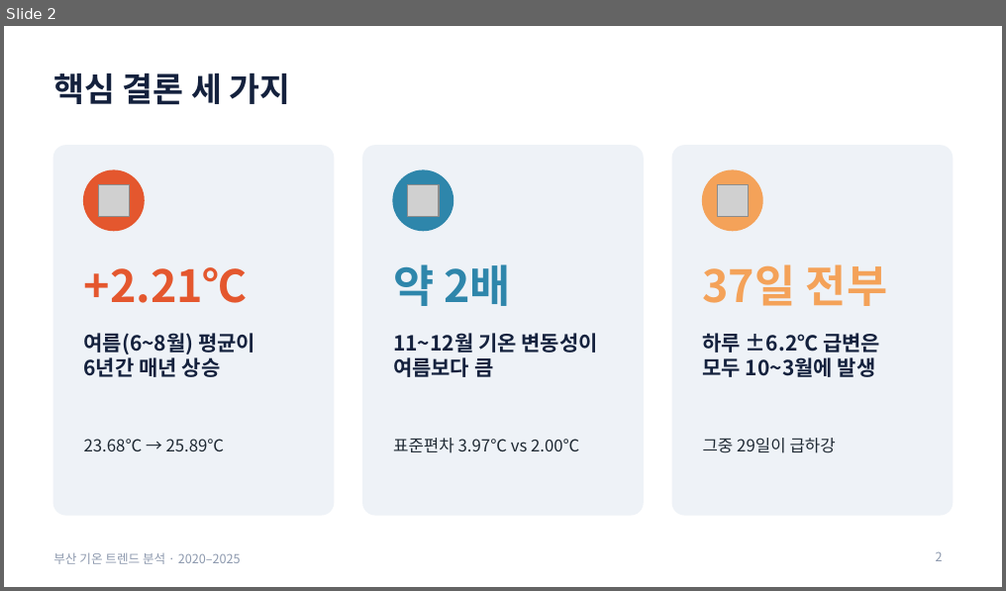
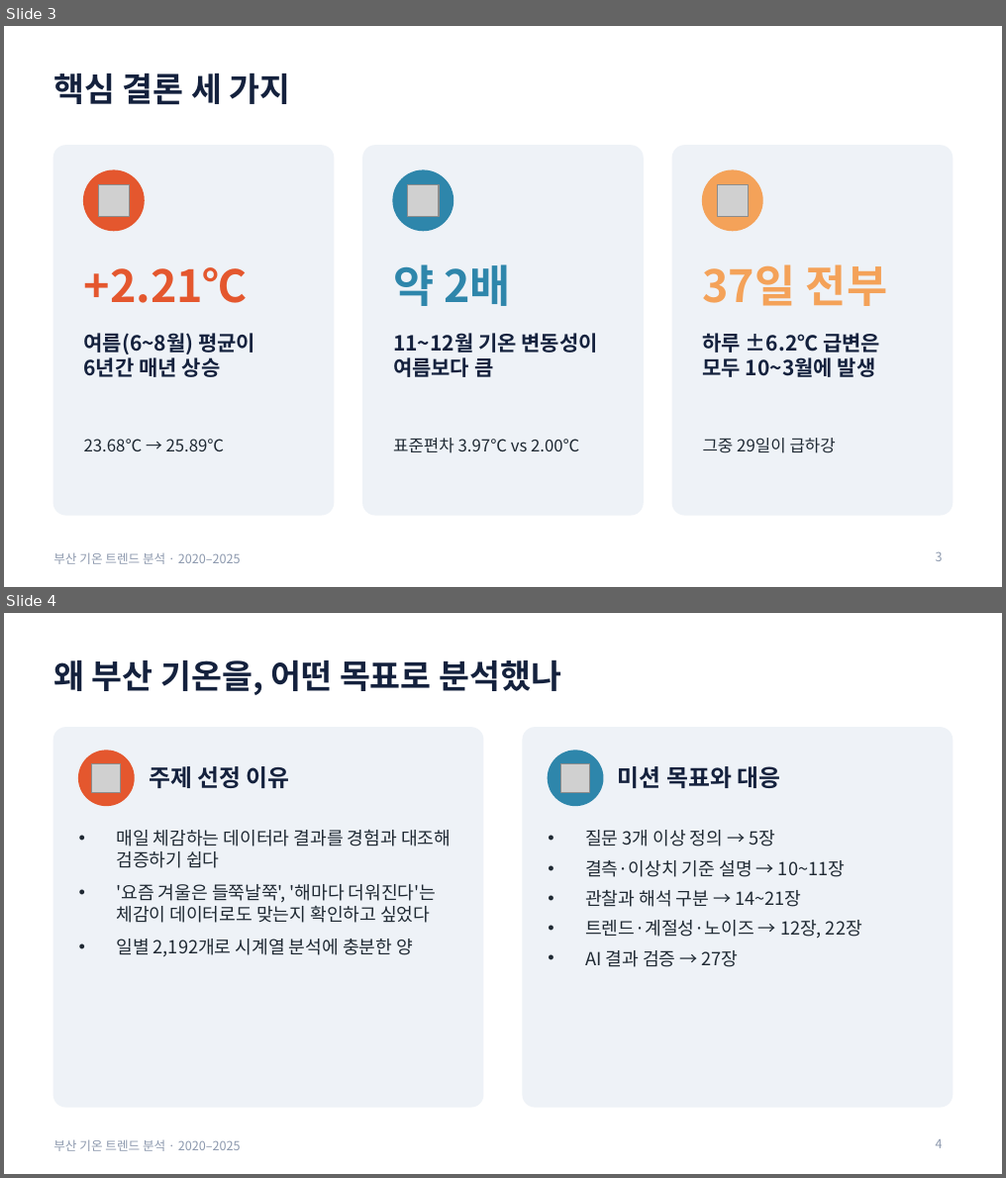
Before and after one commit to 17lucky71/busan-temperature-trend, a slide deck: docs/presentation.pptx. Shown one above the other, each under a label of ours: slide 2 before the commit, slides 3 and 4 after it. The pictures are 1006x591 and 1006x1178 pixels, drawn with LibreOffice and Linux fonts; fonts in the diff are those of the drawing; grey boxes stand for pictures. Boxes give left, top, right and bottom in pixels: in the first picture for what was removed or moved away, otherwise in the second. Text is boxed around its words. In the diff, an @@ line names an element or a change of style, - is before the commit and + after.

```diff
--- a/docs/presentation.pptx
+++ b/docs/presentation.pptx
@@ slide 4 added at [4,613,1002,1174], background #FFFFFF; not listed: 1 template element that a slide beside it also shows @@
@@ title added at [54,660,561,695], 24 pt, text #14213D, bold @@
+왜 부산 기온을, 어떤 목표로 분석했나
@@ rounded rectangle added at [54,728,483,1107], fill #EEF2F7, outline #EEF2F7 1 pt @@
@@ rounded rectangle added at [523,728,952,1107], fill #EEF2F7, outline #EEF2F7 1 pt @@
@@ ellipse added at [79,751,134,806], fill #E4572E, outline #E4572E 1 pt @@
@@ ellipse added at [548,751,603,806], fill #2E86AB, outline #2E86AB 1 pt @@
@@ picture added at [92,763,121,792] @@
@@ text added at [149,766,290,788], 17 pt, text #14213D, bold @@
+주제 선정 이유
@@ picture added at [560,763,590,792] @@
@@ text added at [618,766,780,788], 17 pt, text #14213D, bold @@
+미션 목표와 대응
@@ text added at [116,829,450,958], 13 pt, text #1F2933 @@
+• 매일 체감하는 데이터라 결과를 경험과 대조해 검증하기 쉽다
+• '요즘 겨울은 들쭉날쭉', '해마다 더워진다'는 체감이 데이터로도 맞는지 확인하고 싶었다
+• 일별 2,192개로 시계열 분석에 충분한 양
@@ text added at [585,830,862,967], 13 pt, text #1F2933 @@
+• 질문 3개 이상 정의 → 5장
+• 결측·이상치 기준 설명 → 10~11장
+• 관찰과 해석 구분 → 14~21장
+• 트렌드·계절성·노이즈 → 12장, 22장
+• AI 결과 검증 → 27장
@@ page number added at [936,1140,943,1149], 9 pt, text #8D99AE @@
+4
@@ what was slide 2 is now slide 3 @@
```
Also in this commit, not shown: 9 slides changed, 13 other slides added.
